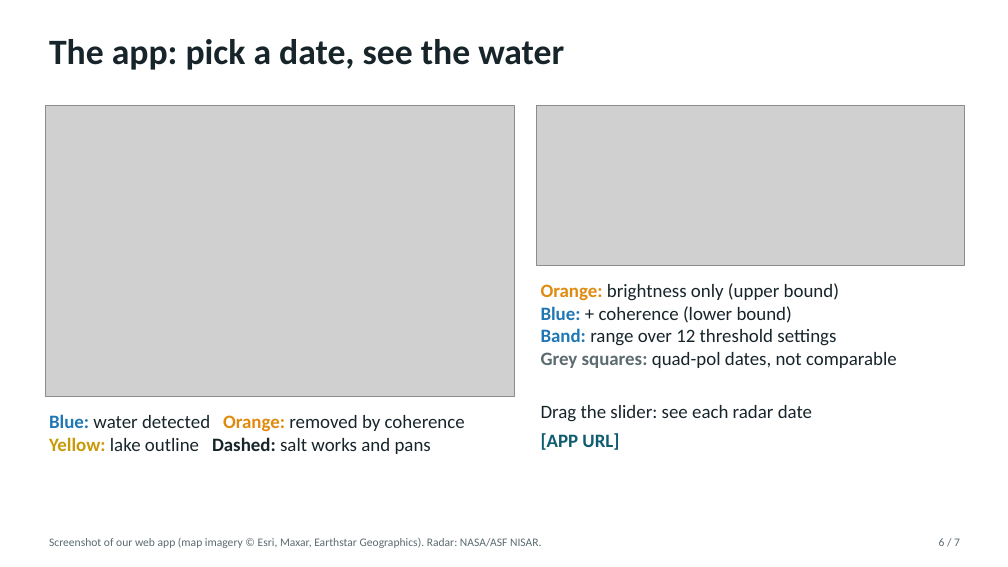
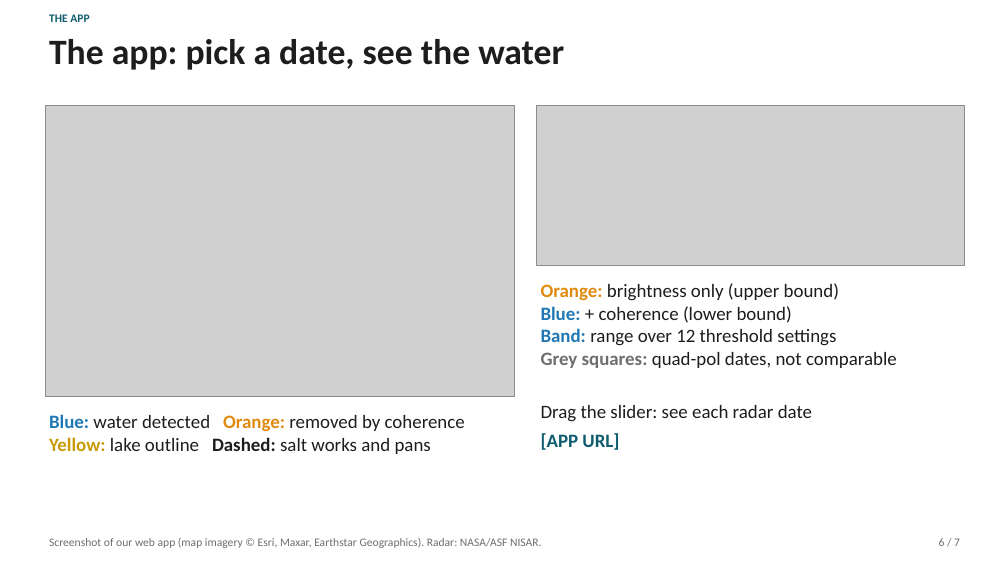
Before and after one commit to lokesh09s/sambhar-watch, a slide deck: slide 6 of docs/slides/Sambhar_Watch.pptx. Drawn at 1008x567 pixels with LibreOffice and Linux fonts; fonts in the diff are those of the drawing; grey boxes stand for pictures. Boxes give left, top, right and bottom in pixels: in the first picture for what was removed or moved away, otherwise in the second. Text is boxed around its words. In the diff, an @@ line names an element or a change of style, - is before the commit and + after.

```diff
--- a/docs/slides/Sambhar_Watch.pptx
+++ b/docs/slides/Sambhar_Watch.pptx
@@ text added at [49, 14, 89, 22], 11 pt, text #0F5C6E, bold @@
+THE APP
@@ text "Orange: brightness only (upper bound)" at [541, 283, 897, 368]: text colour #17252B to #1D1D1F in "brightness only (upper bound)", "+ coherence (lower bound)", "range over 12 threshold settings", "quad-pol dates, not comparable"; text colour #5B6B70 to #6E6E73 in "Grey squares:" @@
@@ text "Screenshot of our web app ..." at [49, 538, 542, 548]: text colour #5B6B70 to #6E6E73 @@
@@ text "6 / 7" at [939, 538, 960, 546]: text colour #5B6B70 to #6E6E73 @@
```
Also in this commit, not shown: 6 other slides changed, 3 other files.
